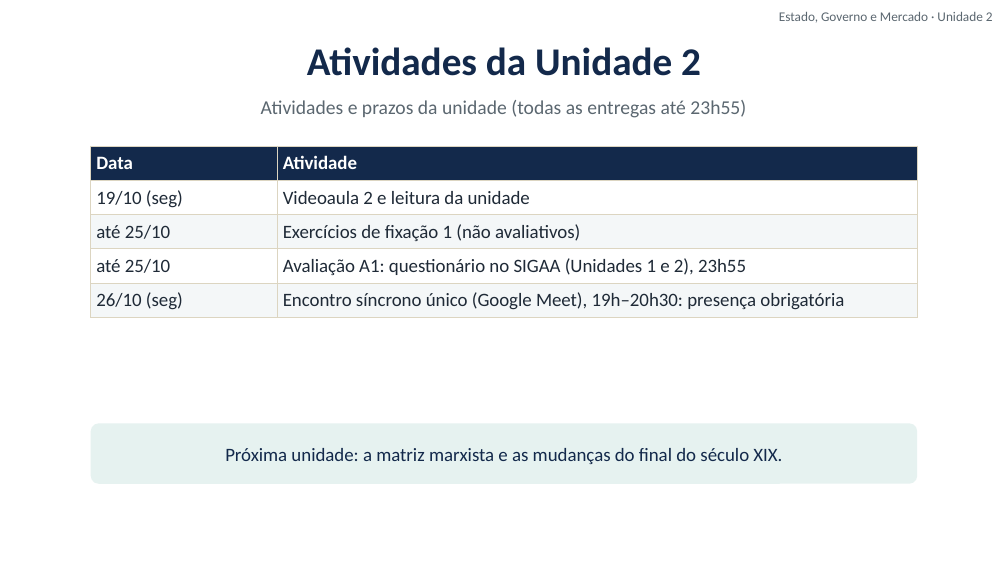
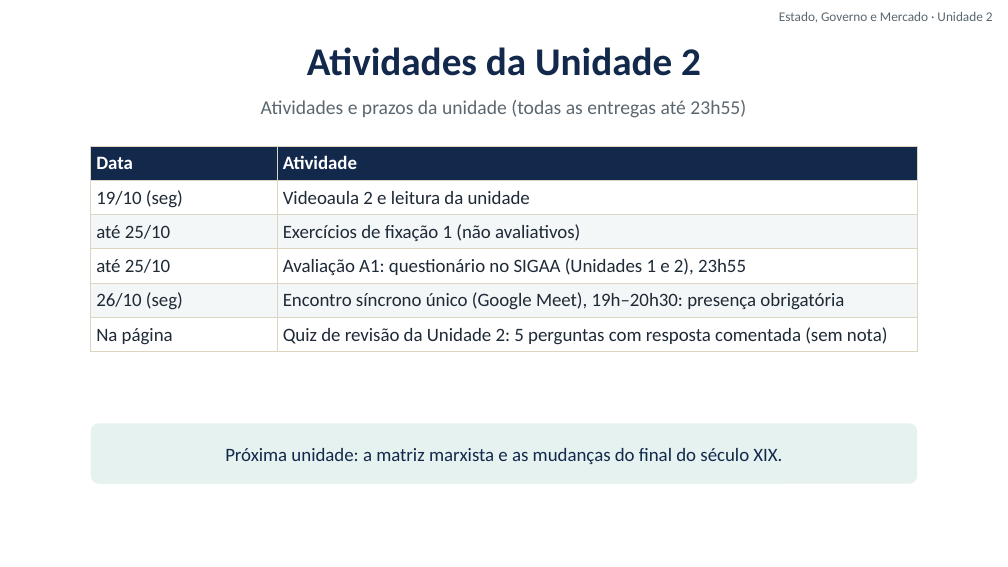
Before and after one commit to cleitonfranco74/gestao_publica, a slide deck: slide 19 of disciplina-01-estado-governo-mercado/materiais/02_Unidade_2_Pendulo_e_Matriz_Liberal.pptx. Drawn at 1008x567 pixels with LibreOffice and Linux fonts; fonts in the diff are those of the drawing; background and template pictures are left out. Boxes give left, top, right and bottom in pixels: in the first picture for what was removed or moved away, otherwise in the second. Text is boxed around its words. In the diff, an @@ line names an element or a change of style, - is before the commit and + after.

```diff
--- a/disciplina-01-estado-governo-mercado/materiais/02_Unidade_2_Pendulo_e_Matriz_Liberal.pptx
+++ b/disciplina-01-estado-governo-mercado/materiais/02_Unidade_2_Pendulo_e_Matriz_Liberal.pptx
@@ table at bbox=[91, 146, 917, 349] @@
+row 6: Na página | Quiz de revisão da Unidade 2: 5 perguntas com resposta comentada (sem nota)
```
Also in this commit, not shown: 11 slides removed, 17 other files.
